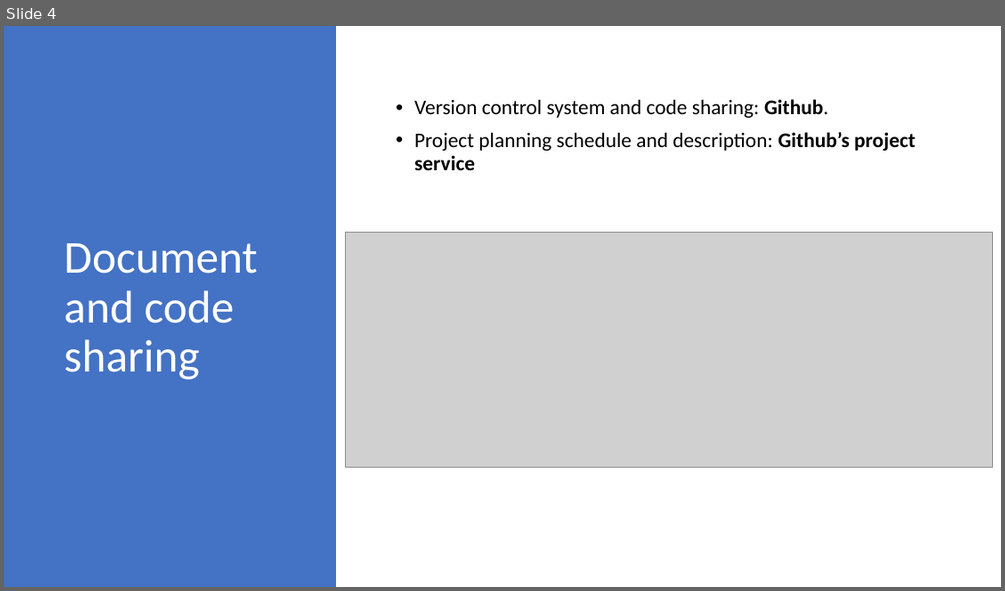
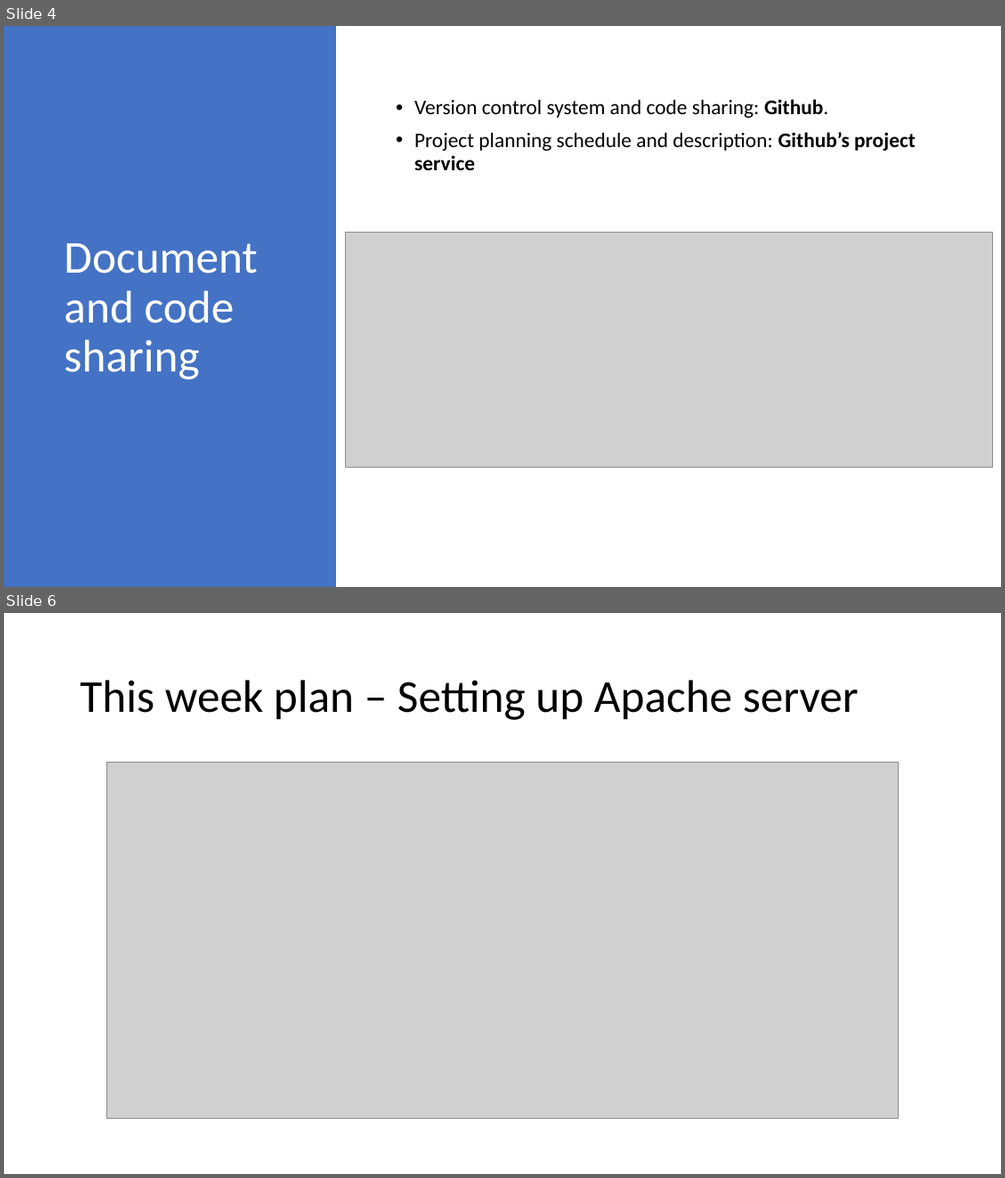
Before and after one commit to letung3105/csproject-2020-siem, a slide deck: SecondWeek-Presentation.pptx. Shown one above the other, each under a label of ours: slide 4 before the commit, slides 4 and 6 after it; the slides between them are not shown. The pictures are 1005x591 and 1005x1178 pixels, drawn with LibreOffice and Linux fonts; fonts in the diff are those of the drawing; grey boxes stand for pictures. Boxes give left, top, right and bottom in pixels: in the first picture for what was removed or moved away, otherwise in the second. Text is boxed around its words. In the diff, an @@ line names an element or a change of style, - is before the commit and + after.

Commit message:
Added this week (2nd week) plan

```diff
--- a/SecondWeek-Presentation.pptx
+++ b/SecondWeek-Presentation.pptx
@@ slide 6 added at (x1=4, y1=613, x2=1001, y2=1174), background #FFFFFF @@
@@ title added at (x1=80, y1=680, x2=858, y2=720), 44 pt, text #000000 @@
+This week plan – Setting up Apache server
@@ picture added at (x1=107, y1=763, x2=898, y2=1119) @@
```
Also in this commit, not shown: 4 other slides added.
